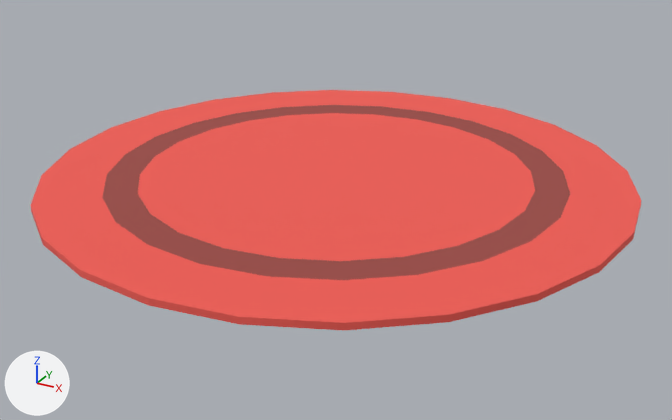
The glTF model public/models/items/rugRound.glb: old version first, new version second.
Both versions are drawn from a 50 mm camera at (1.382, -2.513, 1.133) aimed at (0.021, -0.04, -0.103). The lights are fixed; the arrows at lower left show +X, +Y and +Z. Where no turn or scale is listed for an object, it has been applied to the vertices. Vertices at the same position are counted once.

Names of what the first picture shows: 'rugRound'.
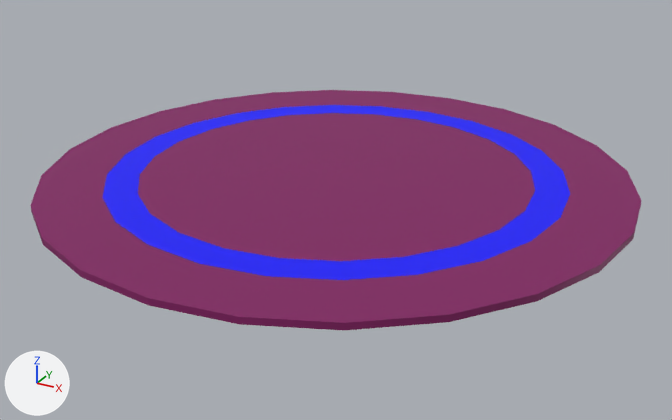
The change, as a list of edits to the scene's bpy script:
```text
Add mat_lambert8:
    mat_lambert8 = principled_material('lambert8')
    mat_lambert8.base_color = (0.0, 0.0, 1.0)  # blue #0000ff
    mat_lambert8.roughness = 0.6
Add mat_lambert7:
    mat_lambert7 = principled_material('lambert7')
    mat_lambert7.base_color = (0.222, 0.0086, 0.12)  # purple #821761
    mat_lambert7.roughness = 0.6
Change me_ruground_2:
    where me_ruground_2.from_pydata(...)  # 96 vertices, 188 faces; spans x -0.97..0.97, y -0.97..0.97, z -0.01..0.01
    used by ob_ruground; location = (0.0, 0.0, 0.0)
    me_ruground_2 part 1: all 140 faces that had it switch from mat_carpet_015 (red #f15d55) to mat_lambert7 (purple #821761)
    me_ruground_2 part 2: all 48 faces that had it switch from mat_carpetdarker_002 (red #9b4b45) to mat_lambert8 (blue #0000ff)
```

Changed parts and their boxes (x1, y1, x2, y2) in the pictures (672 x 420 px):
part 1 of me_ruground_2, recoloured (red to purple)
    both: (31, 90, 641, 330)
part 2 of me_ruground_2, recoloured
    both: (102, 105, 570, 280)
